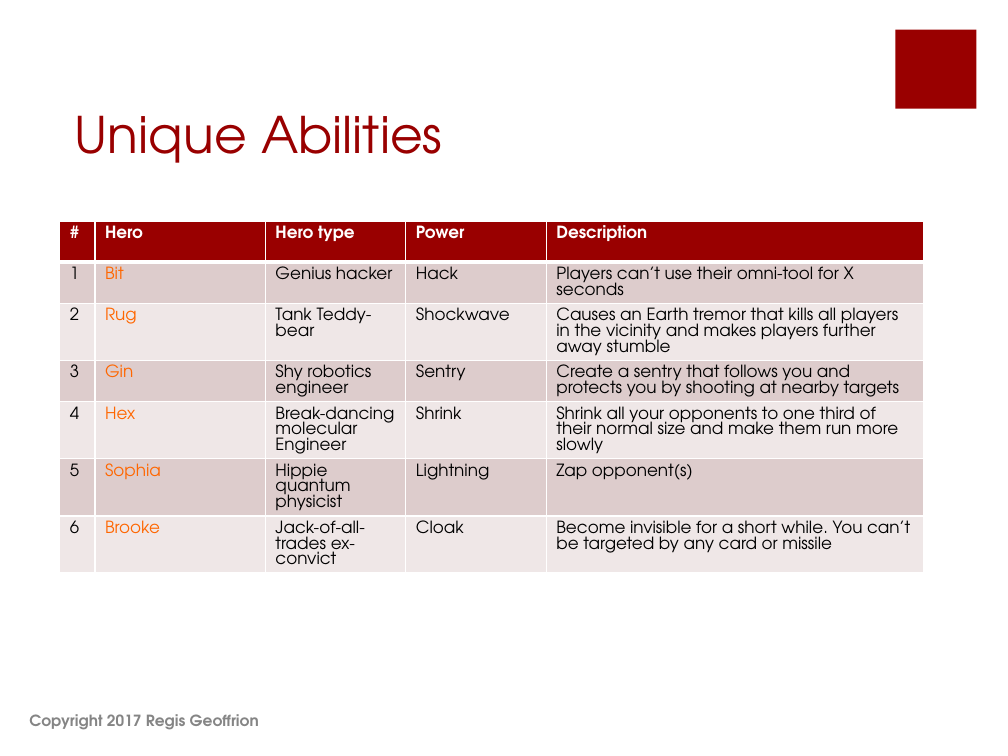
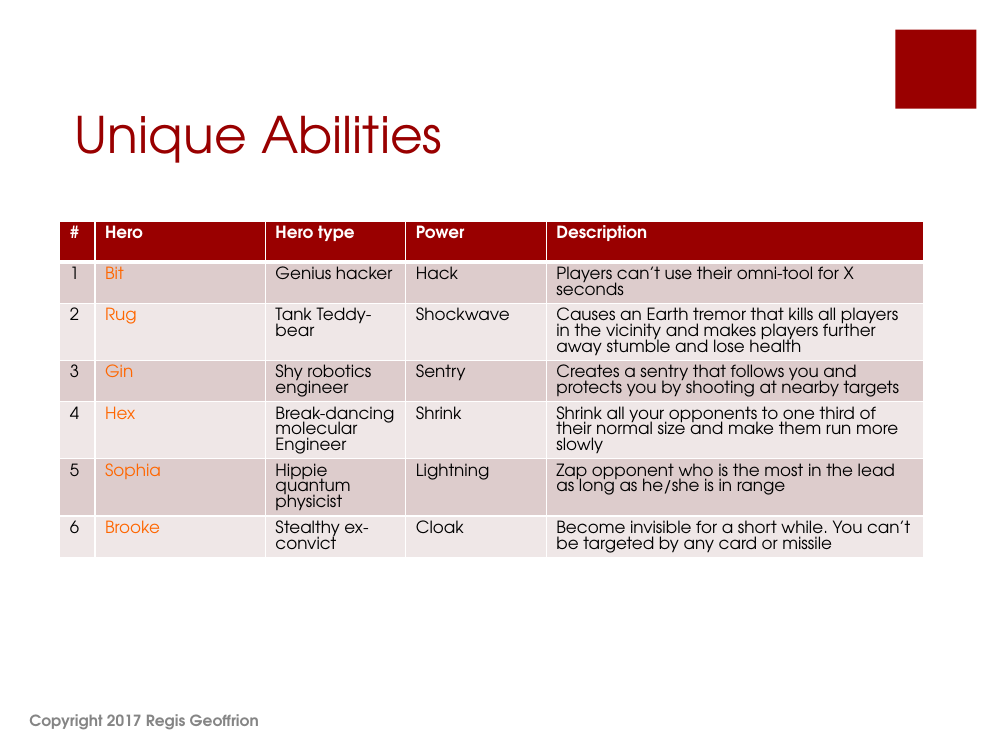
Before and after one commit to shahbazGamedev/Hero-s-Run, a slide deck: slide 29 of Documents/Earth Alone.pptx. Drawn at 1008x756 pixels with LibreOffice and Linux fonts; fonts in the diff are those of the drawing. Boxes give left, top, right and bottom in pixels: in the first picture for what was removed or moved away, otherwise in the second. Text is boxed around its words. In the diff, an @@ line names an element or a change of style, - is before the commit and + after.

Commit message:
Updated  Earth Alone deck v1.6

```diff
--- a/Documents/Earth Alone.pptx
+++ b/Documents/Earth Alone.pptx
@@ table at (59,221,923,625) @@
-row 3, column 5: Causes an Earth tremor that kills all players in the vicinity and makes players further away stumble
+row 3, column 5: Causes an Earth tremor that kills all players in the vicinity and makes players further away stumble and lose health
-row 4, column 5: Create a sentry that follows you and protects you by shooting at nearby targets
+row 4, column 5: Creates a sentry that follows you and protects you by shooting at nearby targets
-row 6, column 5: Zap opponent(s)
+row 6, column 5: Zap opponent who is the most in the lead as long as he/she is in range
-row 7, column 3: Jack-of-all-trades ex-convict
+row 7, column 3: Stealthy ex-convict
```
Also in this commit, not shown: 13 other slides changed, 1 slide added.
